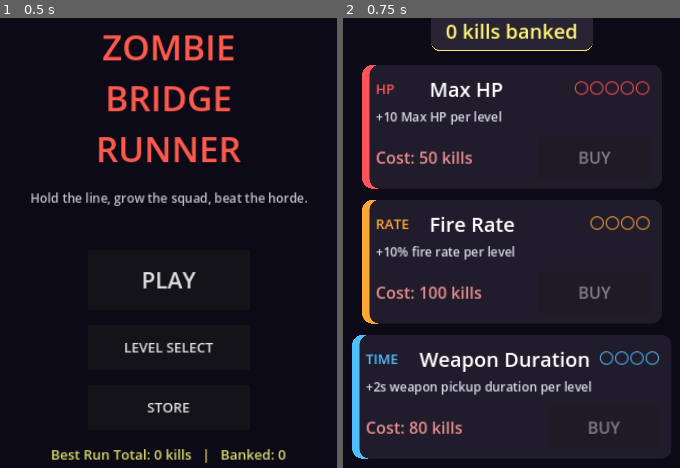
Above: before the commit, frames 1-2 (left to right).
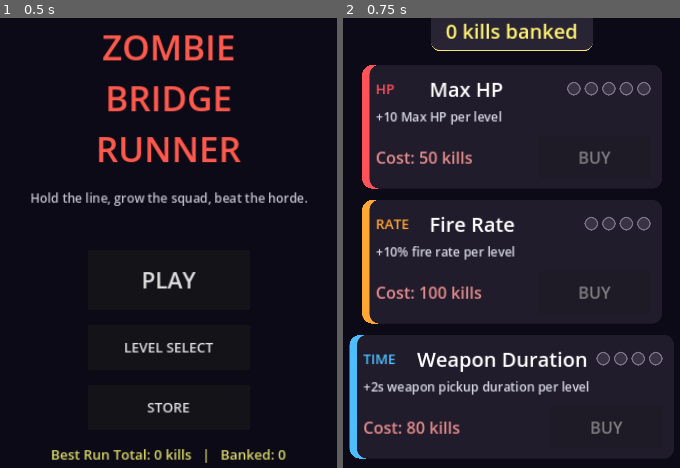
Above: after the commit, the same moments.

Repository: PawandeepSinghKhalsa/Hold-the-Line
Game: Godot game, scene res://scenes/title.tscn
Two runs of this game, one before a commit and one after it. Both use one fixed random seed, a clock stepped at 60 frames per second and the inputs below.
Inputs:
- Up to frame 1 (0.5 s): no input
- Up to frame 2 (0.75 s): click "STORE" at 0.5 s

Frame 1 is identical in both runs. In frame 2, 4.6% of the frame differs, in the area x 1-95%, y 14-98%.
Error before the commit: Invalid assignment of property or key 'text' with value of type 'String' on a base object of type 'null instance'. (res://scripts/store.gd:174)
Error after the commit: Invalid assignment of property or key 'text' with value of type 'String' on a base object of type 'null instance'. (res://scripts/store.gd:197)

Commit message:
Store: replace tofu-rendered Unicode pips with real colored circles
Screenshot from mobile showed the level pips rendering as empty
squares because Godot's default font doesn't include the Geometric
Shapes codepoints (U+25CF ●, U+25CB ○). Swapping the Label-based
pip string for a HBoxContainer of tiny PanelContainers with
rounded StyleBoxFlat backgrounds.

- 22x22 pip size, 11px corner radius for perfect circles
- Earned pips filled with the card's tint colour
- Unearned pips dark grey with a lighter grey outline
- 6px gap between pips for visual breathing room

Guaranteed to render identically on any platform since it's built
from Godot's own Control stack, not a font glyph.

https://claude.ai/code/session_01WNZkPqonAe5zQESFZUsP36

Diff:
--- a/scripts/store.gd
+++ b/scripts/store.gd
@@ -84,11 +84,8 @@
 	name_label.size_flags_horizontal = Control.SIZE_EXPAND_FILL
 	top_row.add_child(name_label)
 
-	var pips_label: Label = Label.new()
-	pips_label.text = _pips(key, upgrade.max_level)
-	pips_label.add_theme_font_size_override("font_size", 28)
-	pips_label.add_theme_color_override("font_color", tint)
-	top_row.add_child(pips_label)
+	var pips_node: Control = _make_pips_node(key, upgrade.max_level, tint)
+	top_row.add_child(pips_node)
 
 	# Description
 	var desc_label: Label = Label.new()
@@ -150,11 +147,37 @@
 	return card
 
 
-func _pips(key: String, max_level: int) -> String:
+func _make_pips_node(key: String, max_level: int, tint: Color) -> Control:
+	# Pips used to be ●/○ Unicode glyphs but Godot's default font doesn't
+	# ship those codepoints — they rendered as tofu squares on mobile.
+	# Building them as tiny rounded PanelContainers instead so they're
+	# guaranteed to draw correctly on every platform.
 	var current: int = LevelManager.upgrade_level(key)
-	var filled: String = "●".repeat(current)
-	var empty: String = "○".repeat(max(max_level - current, 0))
-	return filled + empty
+	var hbox: HBoxContainer = HBoxContainer.new()
+	hbox.add_theme_constant_override("separation", 6)
+	hbox.size_flags_vertical = Control.SIZE_SHRINK_CENTER
+
+	for i in range(max_level):
+		var pip: PanelContainer = PanelContainer.new()
+		pip.custom_minimum_size = Vector2(22, 22)
+		var style: StyleBoxFlat = StyleBoxFlat.new()
+		if i < current:
+			style.bg_color = tint
+		else:
+			style.bg_color = Color(0.22, 0.2, 0.26, 1)
+			style.border_width_left = 2
+			style.border_width_top = 2
+			style.border_width_right = 2
+			style.border_width_bottom = 2
+			style.border_color = Color(0.5, 0.45, 0.55, 1)
+		style.corner_radius_top_left = 11
+		style.corner_radius_top_right = 11
+		style.corner_radius_bottom_left = 11
+		style.corner_radius_bottom_right = 11
+		pip.add_theme_stylebox_override("panel", style)
+		hbox.add_child(pip)
+
+	return hbox
 
 
 func _on_buy_pressed(key: String) -> void:
